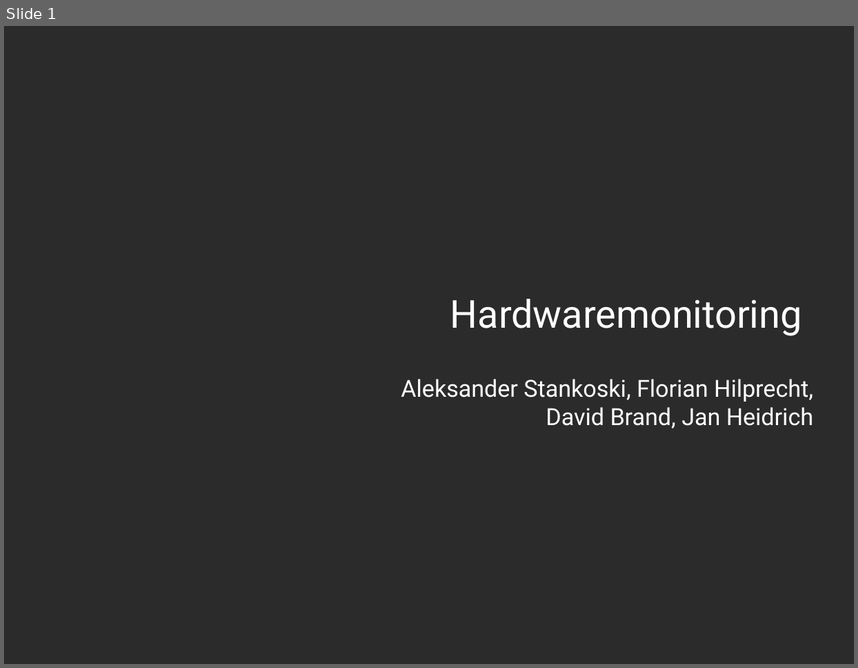
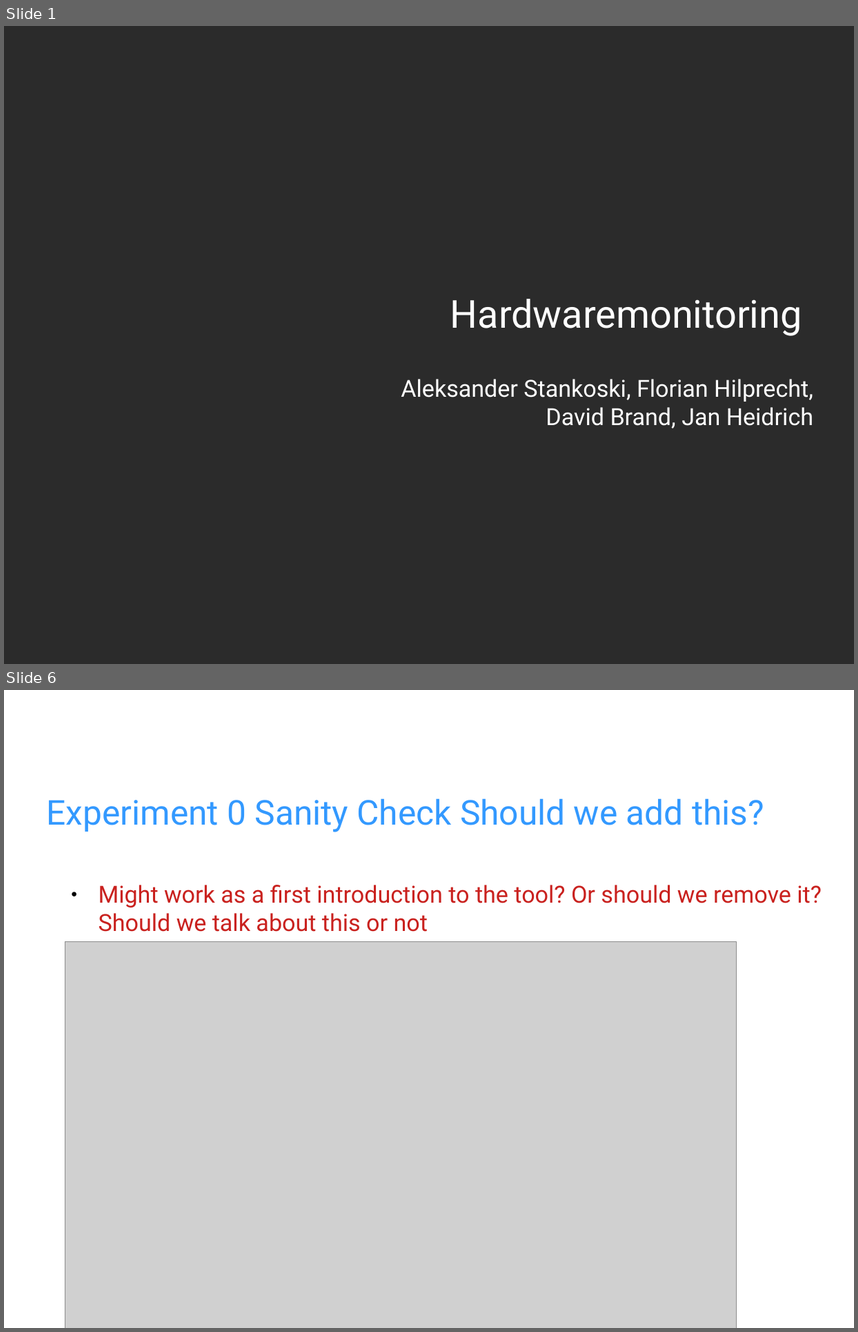
Before and after one commit to fhilprec/HardwareMonitoring, a slide deck: ProjectPresentation.odp. Shown one above the other, each under a label of ours: slide 1 before the commit, slides 1 and 6 after it; the slides between them are not shown. The pictures are 858x668 and 858x1332 pixels, drawn with LibreOffice and Linux fonts; fonts in the diff are those of the drawing; grey boxes stand for pictures; background and template pictures are left out; a plain dark background stands for a picture behind light text. Boxes give left, top, right and bottom in pixels: in the first picture for what was removed or moved away, otherwise in the second. Text is boxed around its words. In the diff, an @@ line names an element or a change of style, - is before the commit and + after.

```diff
--- a/ProjectPresentation.odp
+++ b/ProjectPresentation.odp
@@ slide 6 added at bbox=[4, 690, 854, 1328], background picture (left out) @@
@@ title added at bbox=[47, 798, 764, 832], 32 pt, text #3399FF @@
+Experiment 0 Sanity Check Should we add this?
@@ text added at bbox=[99, 885, 822, 931], 22 pt, text #C9211E @@
+● Might work as a first introduction to the tool? Or should we remove it?Should we talk about this or not
@@ picture added at bbox=[65, 941, 737, 1328] @@
```
Also in this commit, not shown: 5 slides changed, 4 other slides added, 3 slides removed.
